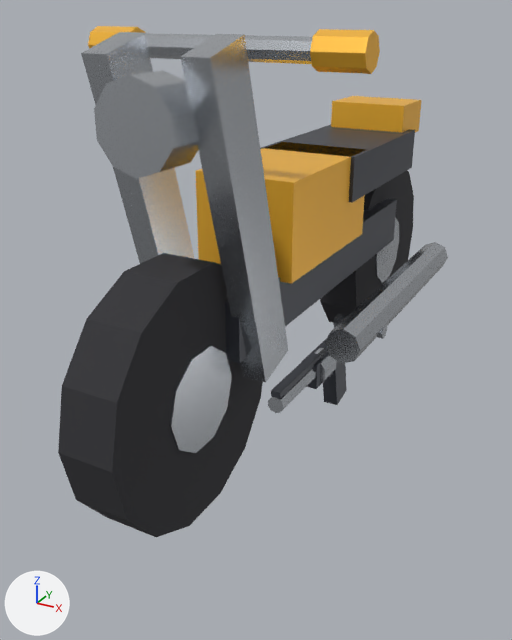
The Blender file assets-src/props.blend: old version first, new version second.
Camera for both pictures: a 50 mm camera at (0.81, -2.0, 1.07) aimed at (-0.15, -0.25, 0.2). The axes (+X, +Y, +Z) are drawn at lower left. The lights are the same throughout. The older version comes first.

Objects in the first picture: 'Bike', 'Gun'.
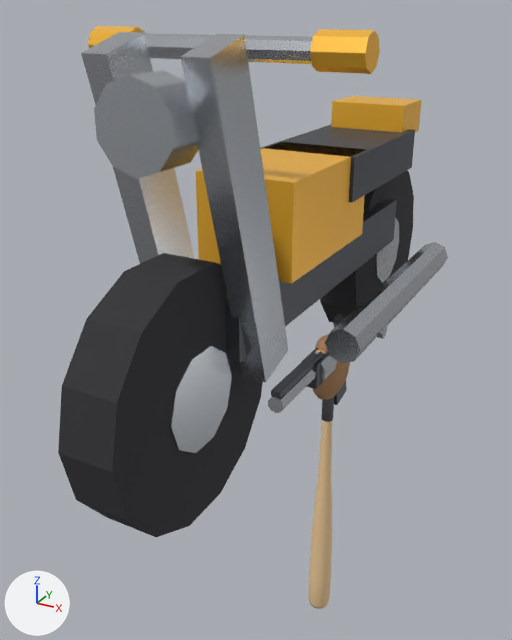
Where the change shows, as pixel boxes [x1, y1, x2, y2] in the pictures (512 x 640 px):
'Bat', added
    after: [309, 396, 334, 609]
    faces in mat_batwood (beige #efcb99): [309, 420, 332, 609]
    faces in mat_batgrip (dark grey #616169): [321, 396, 334, 422]
'Mitt', added (brown)
    after: [312, 334, 350, 400]
'Glove', added (mostly hidden)
    after: [315, 335, 337, 400]

The change, as a list of edits to the scene's bpy script:
```text
Add mat_mittleather:
    mat_mittleather = principled_material('MittLeather')
    mat_mittleather.base_color = (0.42, 0.22, 0.1)  # brown #ad8159
    mat_mittleather.roughness = 0.8
Add mat_mittpocket:
    mat_mittpocket = principled_material('MittPocket')
    mat_mittpocket.base_color = (0.62, 0.38, 0.18)  # brown #cea676
    mat_mittpocket.roughness = 0.8
Add mat_glovelace:
    mat_glovelace = principled_material('GloveLace')
    mat_glovelace.base_color = (0.36, 0.2, 0.09)  # brown #a27c55
    mat_glovelace.roughness = 0.8
Add mat_gloveleather:
    mat_gloveleather = principled_material('GloveLeather')
    mat_gloveleather.base_color = (0.64, 0.37, 0.16)  # orange #d1a46f
    mat_gloveleather.roughness = 0.8
Add mat_batgrip:
    mat_batgrip = principled_material('BatGrip')
    mat_batgrip.base_color = (0.12, 0.12, 0.14)  # dark grey #616169
    mat_batgrip.roughness = 0.8
Add mat_batwood:
    mat_batwood = principled_material('BatWood')
    mat_batwood.base_color = (0.86, 0.6, 0.32)  # beige #efcb99
    mat_batwood.roughness = 0.8
Add me_mittmesh:
    me_mittmesh.from_pydata(...)  # a UV sphere (20 segments, 10 rings, poles along z) spanning x -0.06..0.06, y -0.105..0.105, z -0.145..0.075, material slot 0; a UV sphere (20 segments, 10 rings, poles along z) spanning x -0.05..0.05, y -0.112..0.112, z -0.152..0.082, material slot 0; a UV sphere (16 segments, 8 rings, poles along z) spanning x -0.067..-0.003, y -0.07..0.07, z -0.12..0.03, material slot 1
    me_mittmesh.polygons.foreach_set('use_smooth', [True] * 528)
    me_mittmesh.materials.append(mat_mittleather)  # brown #ad8159
    me_mittmesh.materials.append(mat_mittpocket)  # brown #cea676
Add me_glovemesh:
    me_glovemesh.from_pydata(...)  # 363 vertices, 401 faces; spans x -0.05..0.05, y -0.107..0.087, z -0.155..0.06
    me_glovemesh.polygons.foreach_set('use_smooth', [True] * 401)
    # faces by material slot: [292, 109]
    me_glovemesh.materials.append(mat_gloveleather)  # orange #d1a46f
    me_glovemesh.materials.append(mat_glovelace)  # brown #a27c55
Add me_batmesh:
    me_batmesh.from_pydata(...)  # 226 vertices, 226 faces; spans x -0.042..0.042, y -0.042..0.042, z -1.1..0.05
    me_batmesh.polygons.foreach_set('use_smooth', [True] * 226)
    # faces by material slot: [208, 18]
    me_batmesh.materials.append(mat_batwood)  # beige #efcb99
    me_batmesh.materials.append(mat_batgrip)  # dark grey #616169
Add ob_mitt:
    ob_mitt = bpy.data.objects.new('Mitt', me_mittmesh)
    ob_mitt.location = (0.0, 0.0, 0.0)
Add ob_glove:
    ob_glove = bpy.data.objects.new('Glove', me_glovemesh)
    ob_glove.location = (0.0, 0.0, 0.0)
Add ob_bat:
    ob_bat = bpy.data.objects.new('Bat', me_batmesh)
    ob_bat.location = (0.0, 0.0, 0.0)
```
